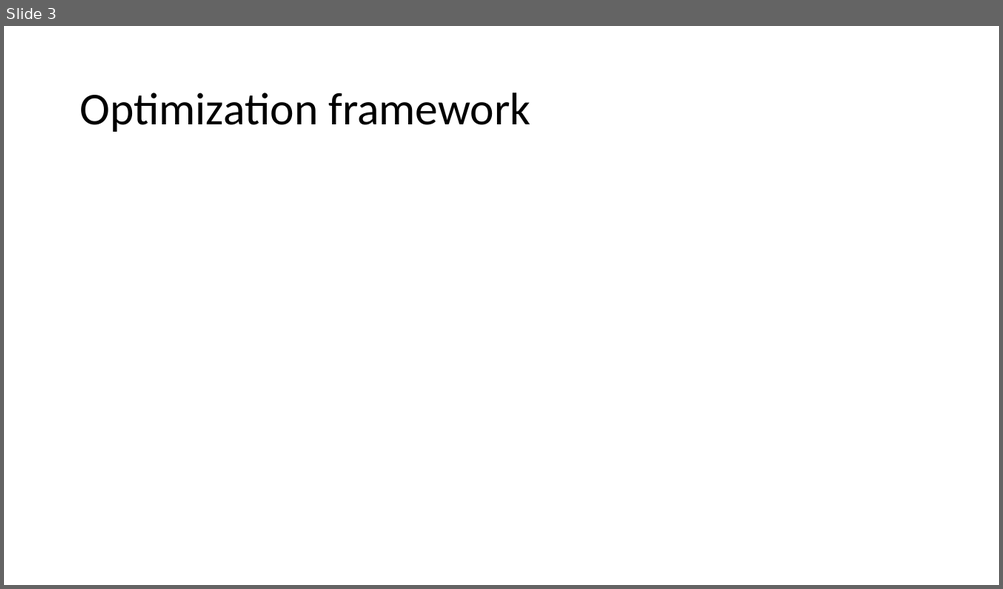
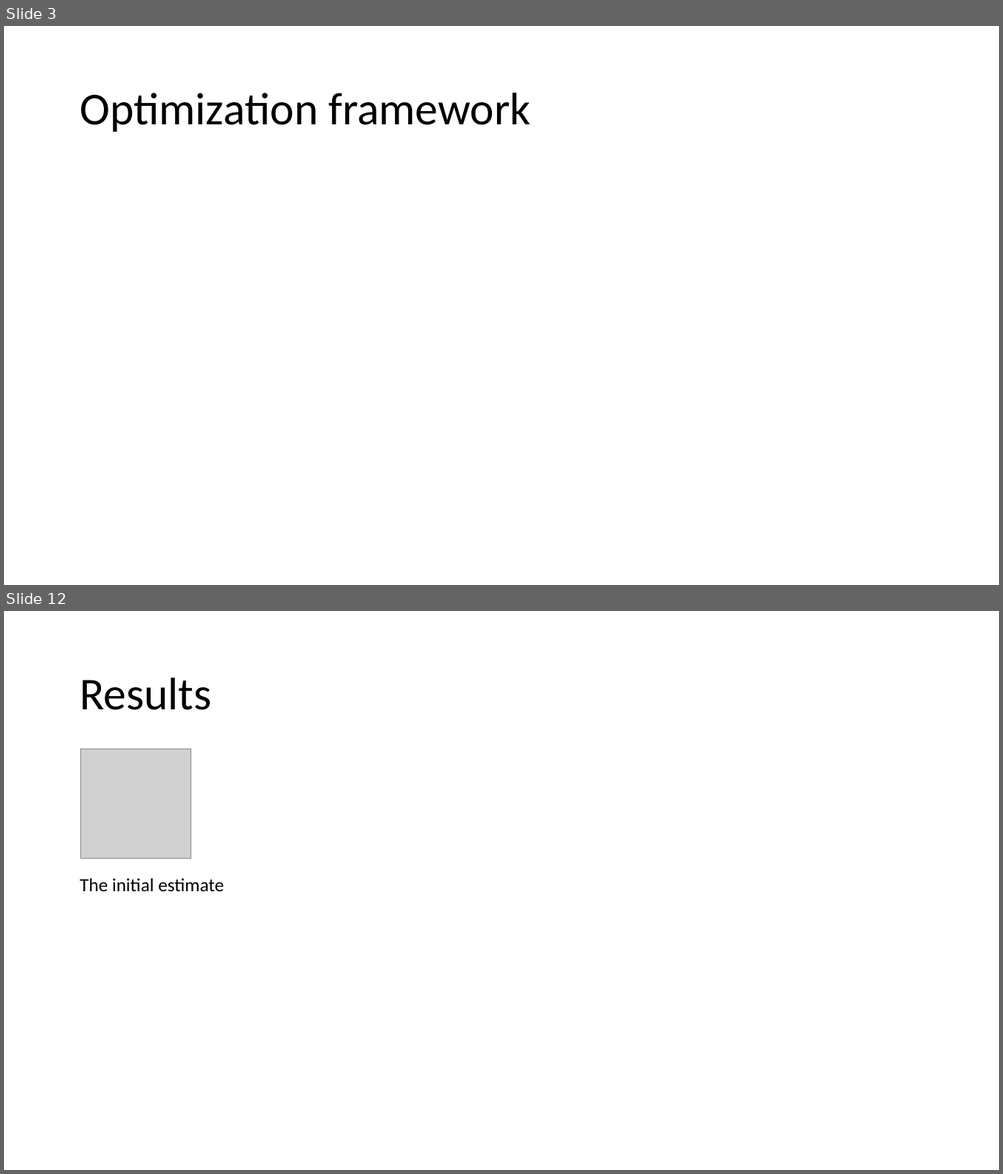
Before and after one commit to arunabh98/EPFL-CryoEM, a slide deck: reports/Project Status 4.pptx. Shown one above the other, each under a label of ours: slide 3 before the commit, slides 3 and 12 after it; the slides between them are not shown. The pictures are 1003x589 and 1003x1174 pixels, drawn with LibreOffice and Linux fonts; fonts in the diff are those of the drawing; grey boxes stand for pictures. Boxes give left, top, right and bottom in pixels: in the first picture for what was removed or moved away, otherwise in the second. Text is boxed around its words. In the diff, an @@ line names an element or a change of style, - is before the commit and + after.

```diff
--- a/reports/Project Status 4.pptx
+++ b/reports/Project Status 4.pptx
@@ slide 12 added at <box>4,611,999,1170</box>, background #FFFFFF @@
@@ title added at <box>79,678,211,710</box>, 44 pt, text #000000 @@
+Results
@@ picture added at <box>81,749,190,859</box> @@
@@ text added at <box>79,878,224,892</box>, 18 pt, text #000000 @@
+The initial estimate
```
Also in this commit, not shown: 8 other slides added.
